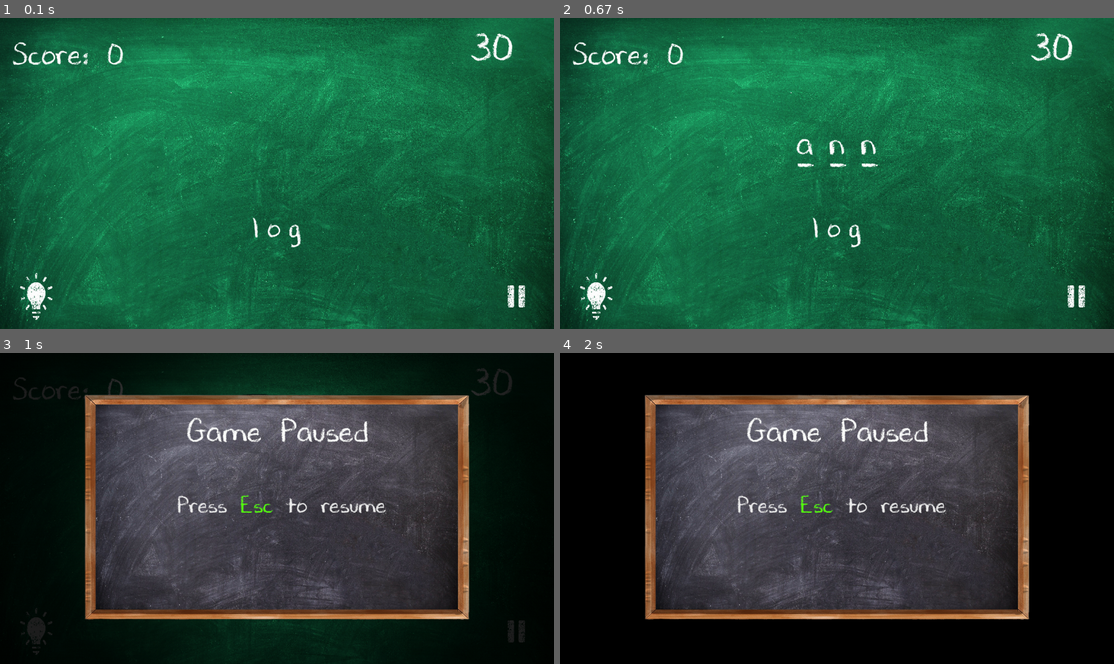
Above: before the commit, frames 1-4 (two rows, left to right).
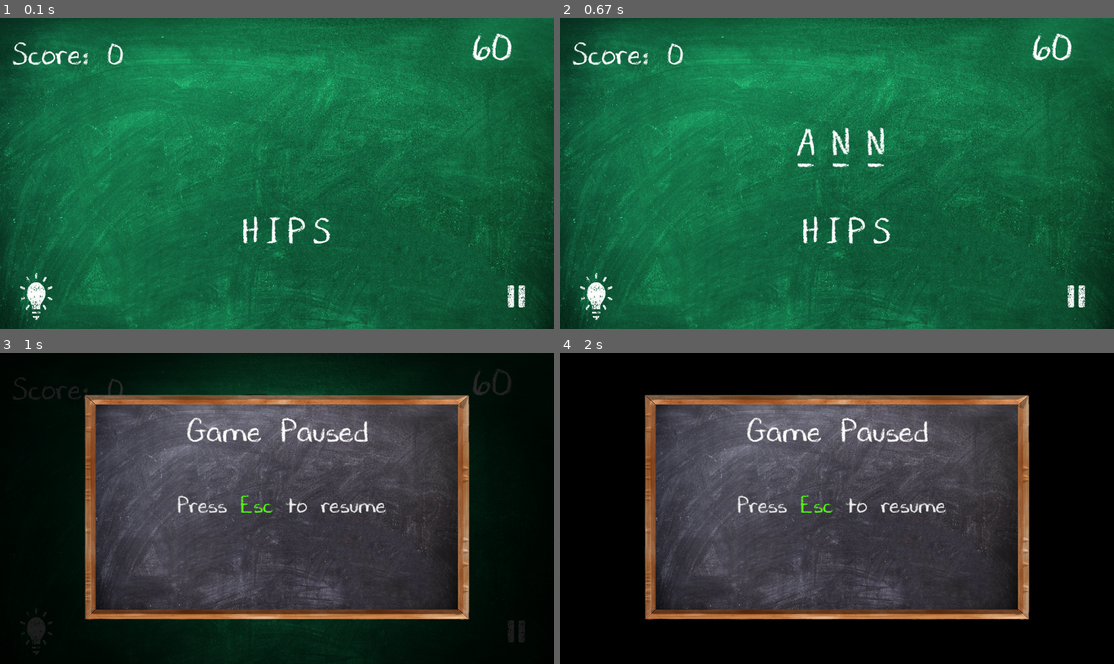
Above: after the commit, the same moments.

Repository: Sid-Cipher/Word-Scramble-Pygame
Game: pygame game, started from main.py
Same seed, same stepped clock (60 frames per second), same inputs: the game is played once before the commit and once after it.
Inputs:
- Up to frame 1 (0.1 s): no input
- Up to frame 2 (0.67 s): type "ann" at 0.33 s
- Up to frame 3 (1 s): tap Enter at 0.67 s; hold Esc from 0.88 s (still down)
- Up to frame 4 (2 s): release Esc at 1.35 s

The runs differ from the first frame. In frame 1, 0.8% of the frame differs, in the area x 43-93%, y 4-74%; in frame 2, 1.4%, in the area x 42-93%, y 4-74%; in frame 3, 0.1%; in frame 4, nothing differs.

Commit message:
Commited Twentieth Set of progress

Diff:
--- a/main.py
+++ b/main.py
@@ -63,7 +63,7 @@
     font_scrambled = pygame.font.SysFont(None, font_size_scrambled)
 
 # Timer 🕛
-start_time = 31  # Start with 30 seconds
+start_time = 61  # Start with 30 seconds
 time_left = start_time
 clock = pygame.time.Clock()
 start_ticks = pygame.time.get_ticks()  # Record the starting tick (in milliseconds)
@@ -80,16 +80,40 @@
     "ball", "tree", "star", "cake", "moon", "ship", "frog", "door", "gold",
     "fish", "book", "card", "bird", "fire", "lamp", "rock", "wind", "pear",
     "shoe", "coat", "seed", "ring", "time", "milk", "coin", "sand", "note",
-    "hill", "leaf", "song", "desk", "rain", "wolf", "bear"
+    "hill", "leaf", "song", "desk", "rain", "wolf", "bear", "farm", "yard",
+    "bell", "jump", "kite", "nest", "pink", "quiz", "rope", "sock", "tale",
+    "vest", "wave", "twig", "duck", "clam", "sled", "barn", "tent", "drum",
+    "flag", "snow", "corn", "gate", "club", "bark", "tusk", "moss", "toad",
+    "reef", "dust", "peck", "glow", "dock", "veil", "plum", "hive", "slug",
+    "wing", "surf", "fern", "bell", "twig", "sand", "pest", "grid", "lace",
+    "mint", "pose", "disk", "clip", "bowl", "duck", "lamp", "grin", "peck",
+    "gown", "flap", "nest", "yarn", "fizz", "curl", "palm", "veil", "drip",
+    "bolt", "buzz", "snap", "twig", "whip", "mend", "flap", "dent", "grip",
+    "stir", "tent", "puff", "lamp", "dusk", "pane", "clay", "raft", "peel",
+    "blip", "crop", "glee", "snug", "cork", "luck", "nook", "snip", "twig",
+    "yolk", "ping", "drop", "gust", "loft", "fang", "bind", "plop"
 ]
+
 medium_words = [
     "apple", "baker", "candy", "dance", "eagle", "fruit", "grape", "house", "ideal",
     "jolly", "knock", "light", "magic", "noble", "ocean", "piano", "queen", "river",
     "spice", "table", "unity", "value", "wheat", "xenon", "yacht", "zebra", "angel",
     "blaze", "climb", "dream", "flame", "ghost", "heart", "island", "joker", "karma",
     "lunch", "mocha", "nurse", "orbit", "pride", "quiet", "realm", "sugar", "toast",
-    "urban", "vivid", "water", "xerox", "yield", "zesty"
+    "urban", "vivid", "water", "xerox", "yield", "zesty", "amber", "breeze", "charm",
+    "donkey", "elbow", "forest", "garden", "hammer", "inbox", "jungle", "kitten",
+    "laptop", "marble", "narrow", "orange", "pirate", "quaint", "rover", "secret",
+    "tangle", "uplift", "voyage", "wallet", "yellow", "zipper", "atomic", "butter",
+    "cactus", "dancer", "effort", "fisher", "gravel", "hollow", "jester", "ladder",
+    "mantle", "nectar", "outlet", "pepper", "quartz", "rocket", "safety", "temple",
+    "volume", "zipline", "bishop", "cattle", "desert", "fabric", "galaxy", "hiccup",
+    "juggle", "lyric", "medal", "notion", "oyster", "plunge", "quiver", "ribbon",
+    "shadow", "timber", "upland", "violet", "wizard", "zigzag", "basket", "canvas",
+    "danger", "effort", "fiddle", "gentle", "honest", "impact", "jigsaw", "kaboom",
+    "legend", "minnow", "nature", "openly", "parcel", "quasar", "remark", "signal",
+    "tinker", "uphill", "vortex", "whaler", "yonder"
 ]
+
 hard_words = [
     "ancient", "balloon", "captain", "diamond", "enclave", "fantasy", "gateway",
     "harmony", "insight", "journey", "kingdom", "lantern", "measure", "natural",
@@ -97,8 +121,20 @@
     "victory", "welcome", "zealous", "admiral", "boulder", "crystal", "destiny",
     "freedom", "gallery", "history", "iceberg", "justice", "library", "mystery",
     "network", "opinion", "pattern", "rebuild", "sunrise", "tandem", "umbrella",
-    "vulture", "whistle", "zealot", "aspiring", "bravery", "ceremony", "daydream"
+    "vulture", "whistle", "zealot", "aspiring", "bravery", "ceremony", "daydream",
+    "eclipse", "flawless", "giraffe", "honesty", "infinity", "javelin", "kindred",
+    "lavender", "momentum", "novelist", "operator", "panorama", "quagmire", "refugee",
+    "silhouette", "trapeze", "undulate", "vanguard", "waterway", "xylophone", "yearning",
+    "zephyr", "airborne", "blueprint", "creature", "dominate", "exodus", "firestorm",
+    "guardrail", "hydrangea", "intrigue", "juggernaut", "labyrinth", "manifest",
+    "nostalgia", "observant", "platinum", "quicksand", "resilient", "symphony",
+    "tournament", "ultimatum", "vigilance", "whimsical", "zoologist", "artistry",
+    "boundary", "cascade", "diligent", "emphasis", "firebrand", "goldsmith", "hurricane",
+    "isolation", "juncture", "landscape", "masterful", "notorious", "overdrive",
+    "profound", "quarantine", "rhapsody", "strategy", "thunderous", "undeniable",
+    "vindicate", "windswept", "xenophile", "yearning"
 ]
+
 
 #Word Levels
 current_level = "easy"
@@ -109,23 +145,6 @@
 hint_used = False
 
 #Functions to Code
-
-#Sound effects and Music(yet to be added)
-"""def play_win_sound():
-    winsound.Beep(1200, 1200)  # High-pitched beep
-    winsound.Beep(1500, 1000)  # Higher-pitched beep
-    winsound.Beep(1800, 1300)  # Even higher-pitched beep
-
-def play_lost_sound():
-    winsound.Beep(800, 1300)   # Low-pitched beep
-    winsound.Beep(600, 1200)   # Lower-pitched beep
-    winsound.Beep(400, 1000)   # Even lower-pitched beep
-
-def play_timer_ticking_sound(duration=5):
-    end_time = time.time() + duration
-    while time.time() < end_time:
-        winsound.Beep(1000, 100)  # 1 kHz beep lasting 100ms
-        time.sleep(0.9)"""
 
 #scramble code (Returns Scrambled)
 def scrambled_word_underscore(word):
@@ -185,11 +204,6 @@
     except pygame.error as e:
         print(f"Error loading music file. Exception: {e}")
 
-def display_hint(screen, word_to_guess):
-    hint_letter = random.choice(word_to_guess)
-    hint_text = font.render(f"Hint: Includes '{hint_letter}'", True, (255, 255, 255))
-    screen.blit(hint_text, (100, 400))  # Adjust position as needed
-
 def display_score(screen, score):
     # Drawing the score button on screen
     font_size_score = 70
@@ -224,9 +238,30 @@
     pygame.time.delay(5000)  # Show for 5 seconds before closing
 
 
+def render_word_with_feedback(screen, scrambled_word, user_input, font, x, y, spacing_unscrambled, word_to_guess):
+    scrambled_word = scrambled_word.upper()
+    user_input = user_input.upper()
+    word_to_guess = word_to_guess.upper()
+
+    for i, char in enumerate(scrambled_word):
+        # Check if the user's input character matches the correct position in word_to_guess
+        if i < len(user_input) and i < len(word_to_guess) and user_input[i] == word_to_guess[i]:
+            color = pygame.Color('green')  # Correct position
+        else:
+            color = pygame.Color('white')  # Default color for other cases
+
+        # Render the character
+        text_surface = font.render(char, True, color)
+        # Draw the character at the correct position
+        screen.blit(text_surface, (x, y))
+        # Increment x for the next character
+        x += text_surface.get_width() + spacing_unscrambled
+
+
 #game Loop
 running = True
 timer_paused = False
+show_hint = False
 
 while running:
 
@@ -246,6 +281,8 @@
                 if user_input.lower() == word_to_guess.lower():
                     start_ticks = pygame.time.get_ticks()
                     sound_effect_play("win_sound")
+                    if show_hint == True:
+                        show_hint = False
                     if current_level == 'easy':
                         score += 10 if not hint_used else 5
                     elif current_level == 'medium':
@@ -270,9 +307,9 @@
                 sound_effect_play("pause_sound")
                 pause()
             elif event.unicode == '?':
+                show_hint = True
                 sound_effect_play("hint_sound")
                 hint_used = True
-                display_hint(screen,word_to_guess)
             else:
                 user_input += event.unicode  # Add the typed character to user input
 
@@ -280,6 +317,22 @@
     #Draw the hint button and pause button
     screen.blit(hint_button, (28, 578))
     screen.blit(pause_button, (1161,609))
+
+    if show_hint == True:
+        if not word_to_guess:  # Check if the word_to_guess is empty
+            raise ValueError("word_to_guess cannot be empty")
+        # Get the first letter of the word
+        hint_letter = word_to_guess[0]
+        hint_letter = hint_letter.upper()
+        # Render the hint
+        font_size_hint = 50
+        try:
+            font_hint = pygame.font.Font("DJB Chalk It Up.ttf", font_size_hint)
+        except FileNotFoundError:
+            font_hint = pygame.font.SysFont(None, font_size_hint)
+        hint_text = font_hint.render(f"Hint: Starts with {hint_letter}", True, (255, 255, 255))
+        screen.blit(hint_text, (200, 615))
+
 
     # Screen width (assuming a window of 1280, modify as per your screen width)
     screen_width = 1280
@@ -315,6 +368,7 @@
 
     # Render and display the words centered with underscores
     for word in user_input:
+        word = word.upper()
         word_text = font.render(word, True, (255, 255, 255))  # White color text
         screen.blit(word_text, (x_pos, y_pos))
 
@@ -326,10 +380,8 @@
 
     # Render scrambled words without underscores below them
     for word in scrambled_word:
-        word_text = font_scrambled.render(word, True, (255, 255, 255))  # White color text
-        screen.blit(word_text, (x_pos_un, y_pos_un))
-
-        x_pos_un += word_text.get_width() + spacing_unscrambled
+        render_word_with_feedback(screen, scrambled_word, user_input, font, x_pos_un, y_pos_un, spacing_unscrambled,word_to_guess)
+
 
     # Draw the scrambled word on the screen
 
--- a/test2.py
+++ b/test2.py
@@ -1,15 +1,12 @@
-# Importing necessary libraries
 import pygame
 import random
-import time
 
-# Initializing pygame
+# Initialize Pygame
 pygame.init()
 
 # Screen dimensions
-WIDTH, HEIGHT = 800, 600
-screen = pygame.display.set_mode((WIDTH, HEIGHT))
-pygame.display.set_caption("Word Scramble Game")
+SCREEN_WIDTH = 800
+SCREEN_HEIGHT = 600
 
 # Colors
 WHITE = (255, 255, 255)
@@ -17,100 +14,72 @@
 GREEN = (0, 255, 0)
 RED = (255, 0, 0)
 
-# Fonts
-font_large = pygame.font.Font(None, 74)
-font_small = pygame.font.Font(None, 36)
+# Set up display
+screen = pygame.display.set_mode((SCREEN_WIDTH, SCREEN_HEIGHT))
+pygame.display.set_caption("Word Scrambling Game")
+font = pygame.font.Font(None, 48)
 
-# Game clock
-clock = pygame.time.Clock()
-FPS = 30
-
-# Word bank and levels
-word_bank = {
-    1: ["cat", "dog", "bat", "rat", "hat"],
-    2: ["apple", "grape", "peach", "mango", "berry"],
-    3: ["python", "gaming", "jumble", "widget", "planet"]
-}
-
-# Global variables
-current_level = 1
-scrambled_word = ""
-original_word = ""
-user_input = ""
-start_time = 0
-timer_limit = 20
-
+# List of words
+words = ["python", "keyboard", "monitor", "coding", "pygame"]
 
 def scramble_word(word):
-    """Scrambles the letters of a word."""
-    word = list(word)
-    random.shuffle(word)
-    return ''.join(word)
+    word_letters = list(word)
+    random.shuffle(word_letters)
+    return ''.join(word_letters)
 
+def display_message(text, color, y_offset=0):
+    message = font.render(text, True, color)
+    text_rect = message.get_rect(center=(SCREEN_WIDTH // 2, SCREEN_HEIGHT // 2 + y_offset))
+    screen.blit(message, text_rect)
 
-def display_text(text, font, color, x, y, center=True):
-    """Displays text on the screen."""
-    render = font.render(text, True, color)
-    rect = render.get_rect()
-    if center:
-        rect.center = (x, y)
-    else:
-        rect.topleft = (x, y)
-    screen.blit(render, rect)
+def game_loop():
+    running = True
+    word_to_guess = random.choice(words)
+    scrambled_word = scramble_word(word_to_guess)
+    user_guess = ""
+    hint_given = False
 
+    while running:
+        screen.fill(BLACK)
 
-def get_new_word(level):
-    """Fetches a new word and scrambles it."""
-    global scrambled_word, original_word, start_time
-    original_word = random.choice(word_bank[level])
-    scrambled_word = scramble_word(original_word)
-    start_time = time.time()
+        # Display the scrambled word
+        display_message(f"Scrambled: {scrambled_word}", WHITE, -50)
 
+        # Display the hint if given
+        if hint_given:
+            display_message(f"Hint: Starts with '{word_to_guess[0]}'", GREEN, 50)
 
-# Initialize the first word
-get_new_word(current_level)
+        # Display the user's current guess
+        display_message(f"Your Guess: {user_guess}", WHITE, 100)
 
-# Main game loop
-running = True
-while running:
-    screen.fill(WHITE)
-    elapsed_time = time.time() - start_time
-    remaining_time = max(0, int(timer_limit - elapsed_time))
+        for event in pygame.event.get():
+            if event.type == pygame.QUIT:
+                running = False
+            elif event.type == pygame.KEYDOWN:
+                if event.key == pygame.K_RETURN:
+                    if user_guess.lower() == word_to_guess.lower():
+                        display_message("Correct! Press R to restart or Q to quit.", GREEN)
+                        pygame.display.update()
+                        pygame.time.wait(2000)
+                        return  # Exit the loop to restart or quit
+                    else:
+                        display_message("Wrong! Try again.", RED)
+                        pygame.display.update()
+                        pygame.time.wait(1000)
+                        user_guess = ""  # Reset the guess
+                elif event.key == pygame.K_BACKSPACE:
+                    user_guess = user_guess[:-1]
+                elif event.key == pygame.K_h:  # Press 'H' for hint
+                    hint_given = True
+                elif event.key == pygame.K_r:  # Press 'R' to restart
+                    game_loop()  # Restart the game
+                elif event.key == pygame.K_q:  # Press 'Q' to quit
+                    running = False
+                else:
+                    user_guess += event.unicode
 
-    # Event handling
-    for event in pygame.event.get():
-        if event.type == pygame.QUIT:
-            running = False
-        elif event.type == pygame.KEYDOWN:
-            if event.key == pygame.K_BACKSPACE:
-                user_input = user_input[:-1]
-            elif event.key == pygame.K_RETURN:
-                if user_input.lower() == original_word:
-                    user_input = ""
-                    current_level += 1 if current_level < len(word_bank) else 0
-                    get_new_word(current_level)
-                else:
-                    user_input = ""
-            else:
-                user_input += event.unicode
+        pygame.display.update()
 
-    # Check if time is up
-    if remaining_time == 0:
-        display_text("Time's up! Game Over!", font_large, RED, WIDTH // 2, HEIGHT // 2)
-        pygame.display.flip()
-        pygame.time.delay(2000)
-        running = False
-        continue
-
-    # Display scrambled word, user input, level, and timer
-    display_text(f"Level: {current_level}", font_small, BLACK, 10, 10, center=False)
-    display_text(f"Time Left: {remaining_time}s", font_small, BLACK, WIDTH - 150, 10, center=False)
-    display_text(scrambled_word, font_large, BLACK, WIDTH // 2, HEIGHT // 3)
-    display_text(user_input, font_large, GREEN, WIDTH // 2, HEIGHT // 2)
-
-    # Update the screen
-    pygame.display.flip()
-    clock.tick(FPS)
-
-# Quit pygame
+# Start the game
+game_loop()
 pygame.quit()
